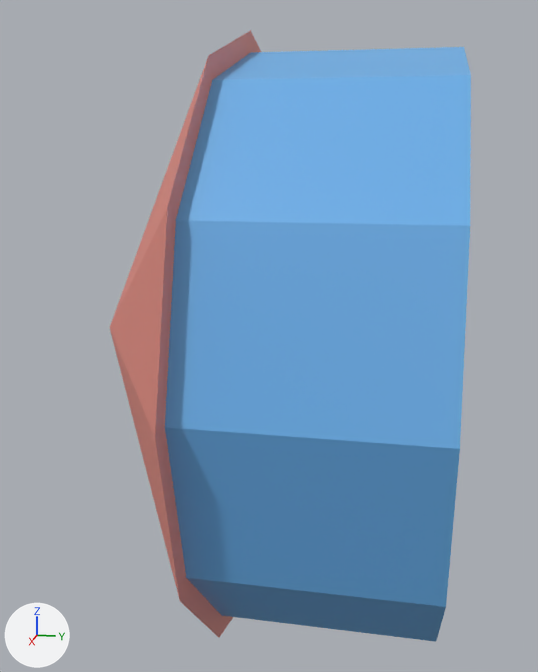
A saved change to the glTF model models/city-pack/circus_tent.glb.
One viewpoint serves both versions: a 50 mm lens placed at (7.47, -0.32, 1.86), pointed at (0.01, -1.82, -0.01). Lighting does not change. The marker at lower left points along +X, +Y and +Z. The older version comes first. Where no turn or scale is listed for an object, it has been applied to the vertices.

Names of what the first picture shows: 'g0', 'g1'.
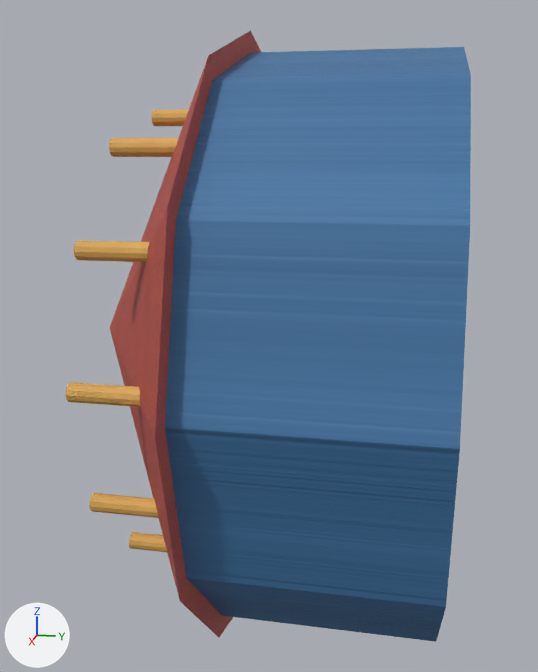
Boxes [x1, y1, x2, y2] around the edits, measured in the pictures (538 x 672 px):
'g0', recoloured (darker)
    both: [165, 47, 471, 642]
'g1', recoloured (pink to brown)
    both: [110, 30, 261, 637]
'yellowpaint', added
    after: [66, 109, 189, 552]

The change in detail:
Picture 'bluepaint_normal.14fbb3029693.png' (img_bluepaint_normal_14fbb3029693_png) is new.
Picture 'bluepaint_base.df753f10bddd.png' (img_bluepaint_base_df753f10bddd_png) is new.
Picture 'bluepaint_metal_rough.caf26be9e8ae.png' (img_bluepaint_metal_rough_caf26be9e8ae_png) is new.
Picture 'redpaint_base.0b1c61e5c760.png' (img_redpaint_base_0b1c61e5c760_png) is new.
Picture 'redpaint_metal_rough.d7d25b9a8562.png' (img_redpaint_metal_rough_d7d25b9a8562_png) is new.
Picture 'redpaint_normal.a5990724cc20.png' (img_redpaint_normal_a5990724cc20_png) is new.
Picture 'yellowpaint_base.96f1af3144ae.png' (img_yellowpaint_base_96f1af3144ae_png) is new.
Picture 'yellowpaint_normal.46d72933b447.png' (img_yellowpaint_normal_46d72933b447_png) is new.
Picture 'yellowpaint_metal_rough.a4b6743ae357.png' (img_yellowpaint_metal_rough_a4b6743ae357_png) is new.
Material 'bluepaint' (mat_bluepaint) is new.
Uses the picture img_bluepaint_base_df753f10bddd_png.
Uses the picture img_bluepaint_metal_rough_caf26be9e8ae_png.
Uses the picture img_bluepaint_normal_14fbb3029693_png.
Material 'redpaint' (mat_redpaint) is new.
Uses the picture img_redpaint_base_0b1c61e5c760_png.
Uses the picture img_redpaint_metal_rough_d7d25b9a8562_png.
Uses the picture img_redpaint_normal_a5990724cc20_png.
Material 'yellowpaint' (mat_yellowpaint) is new.
Uses the picture img_yellowpaint_base_96f1af3144ae_png.
Uses the picture img_yellowpaint_metal_rough_a4b6743ae357_png.
Uses the picture img_yellowpaint_normal_46d72933b447_png.
me_g0 has 26 vertices, 48 faces and spans x -2.8..2.8, y -2.0..0.0, z -2.8..2.8.
me_g0 is used by ob_g0; location (0.0, 0.0, 0.0).
me_g0 no longer uses material mat_defaultmaterial.
me_g0 part 2: vertex colours changed.
me_g0 gains material mat_bluepaint.
me_g1 has 14 vertices, 24 faces and spans x -3.0..3.0, y -3.6..-2.0, z -3.0..3.0.
me_g1 is used by ob_g1; location (0.0, 0.0, 0.0).
me_g1 no longer uses material mat_defaultmaterial_001.
me_g1 part 1: vertex colours changed.
me_g1 gains material mat_redpaint.
Mesh me_yellowpaint is new.
It has 312 vertices, 576 faces and spans x -2.28..2.28, y -3.0..0.0, z -2.28..2.28.
It uses material mat_yellowpaint.
Object 'yellowpaint' (ob_yellowpaint) is new; it shows me_yellowpaint.
Its location is (0.0, 0.0, 0.0).
